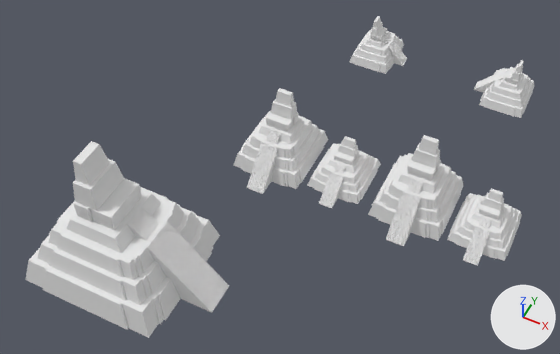
One commit to the Blender file 2_Produccion/Juego/Modelos/templos/templos.blend: the scene before it, then after it.
Camera for both pictures: a 50 mm camera at (47.4, -98.3, 183.4) aimed at (-19.5, 35.5, 16.1). Arrows for +X, +Y and +Z are at lower right; the lights stay in place.

In view in the first picture: 'templo2', 'templo3', 'templo4', 'templo5', 'templo6', 'templo7', 'templo8'.
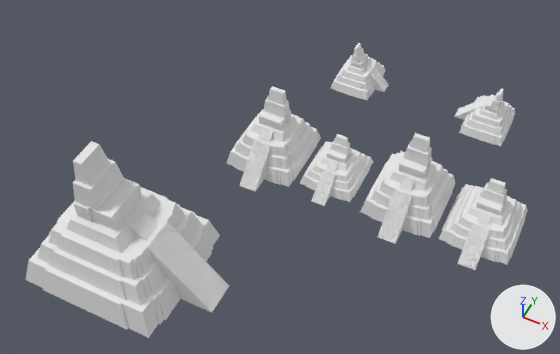
The change, as JSON lines over the scene's bpy script:
```json
{"op": "set", "path": "ob_templo7.location", "old": "(-15.6, 100.9, 15.5)", "new": "(-18.2, 91.8, 10.1)"}
{"op": "set", "path": "ob_templo8.location", "old": "(29.5, 99.5, 15.5)", "new": "(27.0, 90.4, 10.1)"}
{"op": "set", "path": "ob_templo6.location", "old": "(38.2, 56.8, 1.1)", "new": "(37.7, 58.0, 0.9)"}
{"op": "set", "path": "ob_templo6.scale", "old": "(0.0115, 0.0114, 0.0086)", "new": "(0.0138, 0.0136, 0.0103)"}
{"op": "set", "path": "ob_templo4.location", "old": "(-7.6, 57.6, 1.1)", "new": "(-10.1, 57.6, 0.9)"}
{"op": "set", "path": "ob_templo5.location", "old": "(16.4, 57.8, 1.2)", "new": "(13.9, 57.8, 0.9)"}
{"op": "set", "path": "ob_templo3.location", "old": "(-29.5, 57.3, 1.2)", "new": "(-32.1, 57.3, 0.9)"}
```

Where the change shows, as pixel boxes [x1, y1, x2, y2] in the pictures (560 x 354 px):
```json
{"object": "templo5", "change": "moved", "before": [368, 135, 463, 246], "after": [360, 133, 455, 244]}
{"object": "templo3", "change": "moved", "before": [234, 88, 328, 194], "after": [227, 86, 321, 192]}
{"object": "templo6", "change": "moved, rescaled", "before": [447, 189, 522, 266], "after": [439, 178, 528, 270], "on screen": "18% wider, 19% taller"}
{"object": "templo8", "change": "moved", "before": [474, 60, 534, 118], "after": [454, 88, 515, 146]}
{"object": "templo4", "change": "moved", "before": [307, 136, 381, 208], "after": [300, 134, 373, 206]}
{"object": "templo7", "change": "moved", "before": [349, 16, 407, 74], "after": [330, 43, 389, 100]}
```
